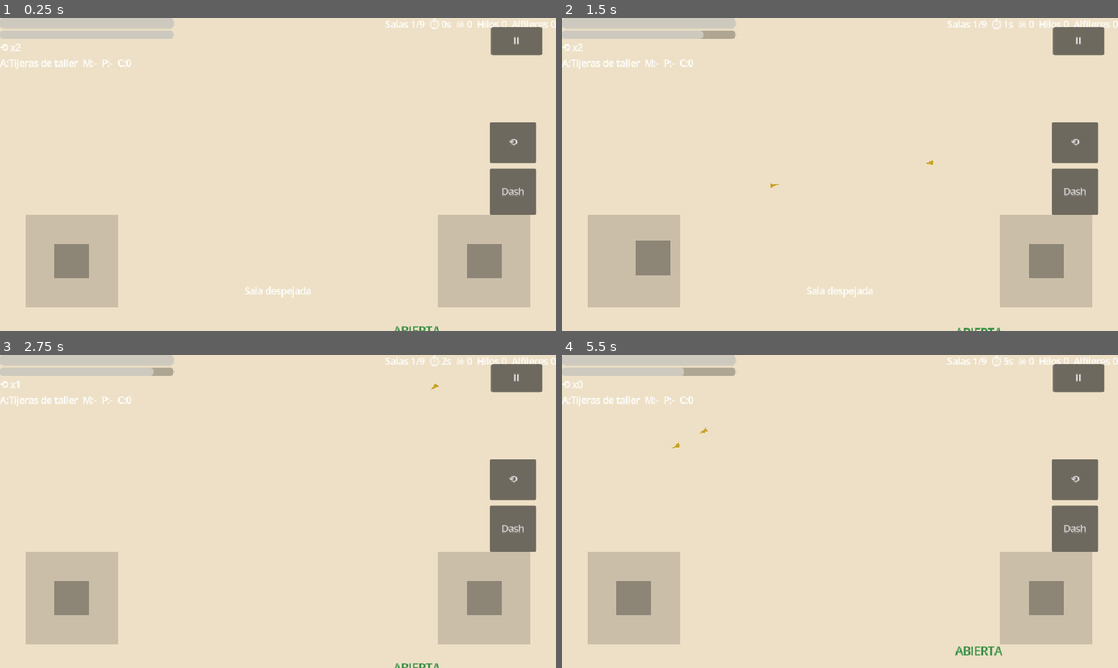
Above: before the commit, frames 1-4 (two rows, left to right).
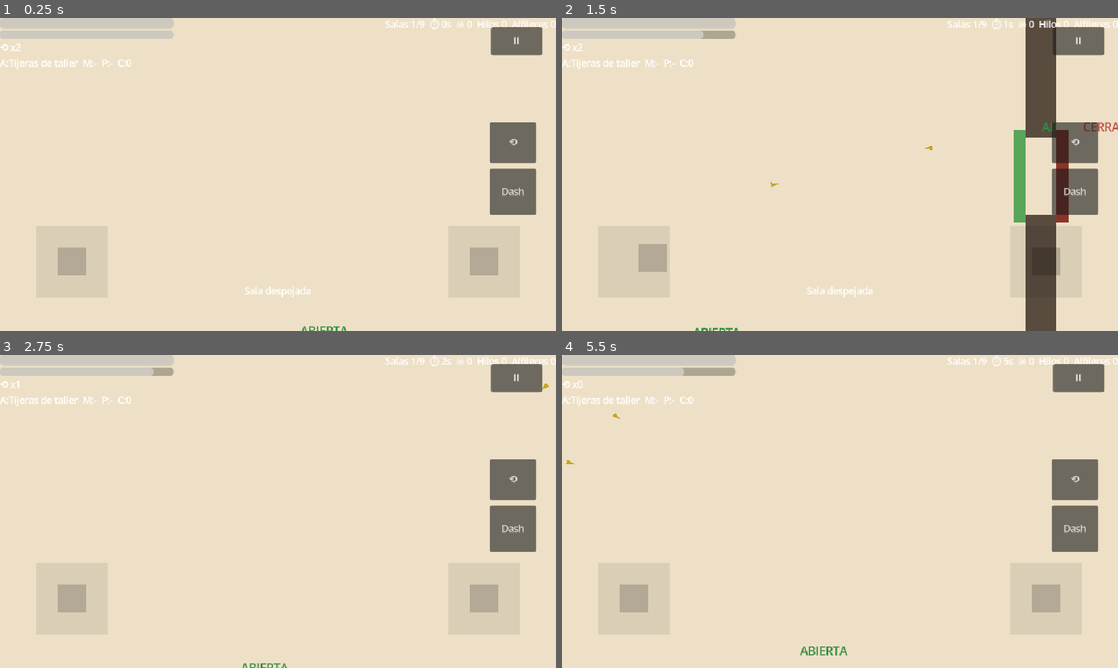
Above: after the commit, the same moments.

Repository: alex0593/Cuerda_y_Tijeras
Game: Godot game, scene res://gameplay/main/game.tscn
Two runs of this game, one before a commit and one after it. Both use one fixed random seed, a clock stepped at 60 frames per second and the inputs below.
Inputs (mouse positions are in pixels of both pictures, inside the frame that each line leads up to):
- Up to frame 1 (0.25 s): no input
- Up to frame 2 (1.5 s): tap Enter at 0.5 s; move the mouse to (962, 158) at 0.52 s; hold D (move_right) 0.53-1.25 s; tap Space (dash) at 0.6 s; click (962, 158) at 0.67 s; drag from (728, 190) to (873, 165) at 1.27 s
- Up to frame 3 (2.75 s): move the mouse to (333, 442) at 2.02 s; hold D (move_right) from 2.03 s (still down); tap Q (rewind) at 2.1 s
- Up to frame 4 (5.5 s): release D (move_right) at 2.75 s; drag from (812, 574) to (673, 464) at 2.77 s; move the mouse to (1006, 558) at 3.52 s; hold A (move_left) 3.53-4.25 s; tap Space (dash) at 3.6 s; drag from (673, 464) to (756, 433) at 4.27 s; move the mouse to (867, 511) at 5.02 s; hold S (move_down) from 5.03 s (still down); tap Q (rewind) at 5.1 s; click (867, 511) at 5.17 s

The runs differ from the first frame. In frame 1, 5.4% of the frame differs, in the area x 4-96%, y 62-100%; in frame 2, 9.9%, in the area x 4-100%, y 0-100%; in frame 3, 5.5%; in frame 4, 5.6%.

Commit message:
fix: la jugadora ya no aparece debajo del joystick
En el móvil la jugadora no se veía: aparecía en la esquina de la pantalla,
que es justo donde está el joystick táctil, y además es del mismo gris
oscuro que él, así que encima se confundía con la palanca.

- game.gd: la jugadora aparece en el centro de la sala de inicio, no en la
  esquina. Ahora sale en el centro exacto de la pantalla y ocupa el 8,9%
  del alto: se ve de un vistazo.
- touch_controls.tscn: el dibujo de los joysticks es más pequeño (124 en vez
  de 160 de base, 48 en vez de 60 de pomo) y más translúcido (0,08 y 0,18
  en vez de 0,15 y 0,3). El área táctil de los Control Left/Right no se
  toca: encogerla haría el joystick más difícil de usar, que es lo único
  que hay que evitar aquí (doc 08 §18).

Comprobado en escritorio con la proporción del móvil (2412x1080): la
jugadora queda en (509, 270) de (1017, 540), el centro exacto.

Diff:
--- a/gameplay/main/game.gd
+++ b/gameplay/main/game.gd
@@ -125,7 +125,10 @@
 	add_child(player)
 	move_child(player, 0)
 	var start: RoomScript = rooms.get(START_CELL)
-	player.global_position = start.global_position + Vector2(140.0 * k.x, 270.0 * k.y)
+	# En el centro de la sala, no en la esquina: las esquinas de la pantalla las
+	# cubren los joysticks táctiles, y aparecer debajo de uno hace que la jugadora
+	# no se vea durante los primeros segundos.
+	player.global_position = start.global_position + Vector2(480.0 * k.x, 270.0 * k.y)
 
 # Entrar en una sala la despierta la primera vez y deja a la jugadora dentro.
 func _enter_room(cell: Vector2i, from_direction: String) -> void:
--- a/ui/touch_controls.tscn
+++ b/ui/touch_controls.tscn
@@ -22,11 +22,11 @@
 anchor_top = 0.5
 anchor_right = 0.5
 anchor_bottom = 0.5
-offset_left = -80.0
-offset_top = -80.0
-offset_right = 80.0
-offset_bottom = 80.0
-color = Color(0, 0, 0, 0.15)
+offset_left = -62.0
+offset_top = -62.0
+offset_right = 62.0
+offset_bottom = 62.0
+color = Color(0, 0, 0, 0.08)
 
 [node name="Knob" type="ColorRect" parent="Left"]
 mouse_filter = 2
@@ -35,11 +35,11 @@
 anchor_top = 0.5
 anchor_right = 0.5
 anchor_bottom = 0.5
-offset_left = -30.0
-offset_top = -30.0
-offset_right = 30.0
-offset_bottom = 30.0
-color = Color(0, 0, 0, 0.3)
+offset_left = -24.0
+offset_top = -24.0
+offset_right = 24.0
+offset_bottom = 24.0
+color = Color(0, 0, 0, 0.18)
 
 [node name="Right" type="Control" parent="."]
 mouse_filter = 2
@@ -60,11 +60,11 @@
 anchor_top = 0.5
 anchor_right = 0.5
 anchor_bottom = 0.5
-offset_left = -80.0
-offset_top = -80.0
-offset_right = 80.0
-offset_bottom = 80.0
-color = Color(0, 0, 0, 0.15)
+offset_left = -62.0
+offset_top = -62.0
+offset_right = 62.0
+offset_bottom = 62.0
+color = Color(0, 0, 0, 0.08)
 
 [node name="Knob" type="ColorRect" parent="Right"]
 mouse_filter = 2
@@ -73,11 +73,11 @@
 anchor_top = 0.5
 anchor_right = 0.5
 anchor_bottom = 0.5
-offset_left = -30.0
-offset_top = -30.0
-offset_right = 30.0
-offset_bottom = 30.0
-color = Color(0, 0, 0, 0.3)
+offset_left = -24.0
+offset_top = -24.0
+offset_right = 24.0
+offset_bottom = 24.0
+color = Color(0, 0, 0, 0.18)
 
 [node name="Dash" type="Button" parent="Right"]
 mouse_filter = 2
